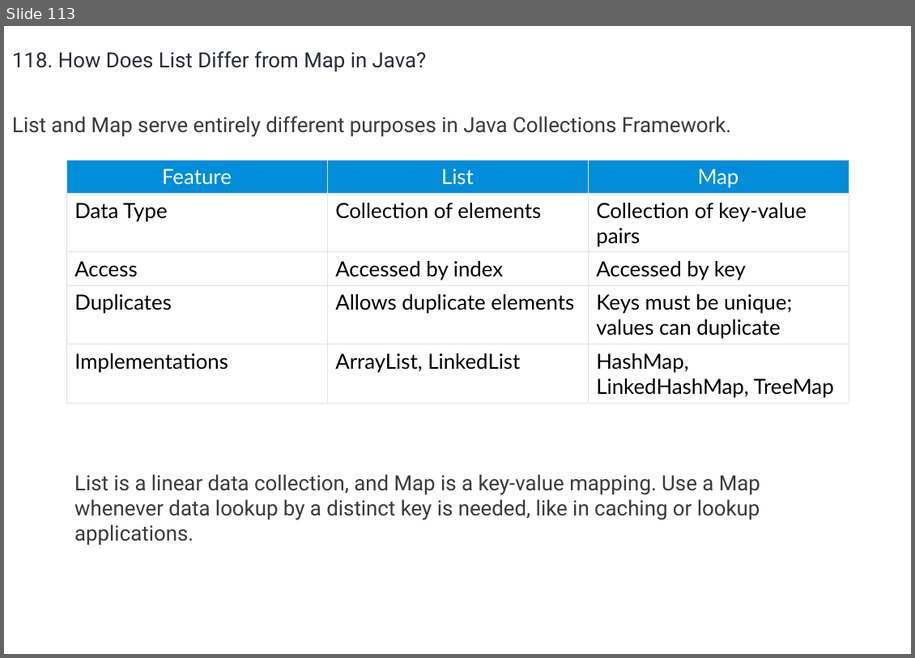
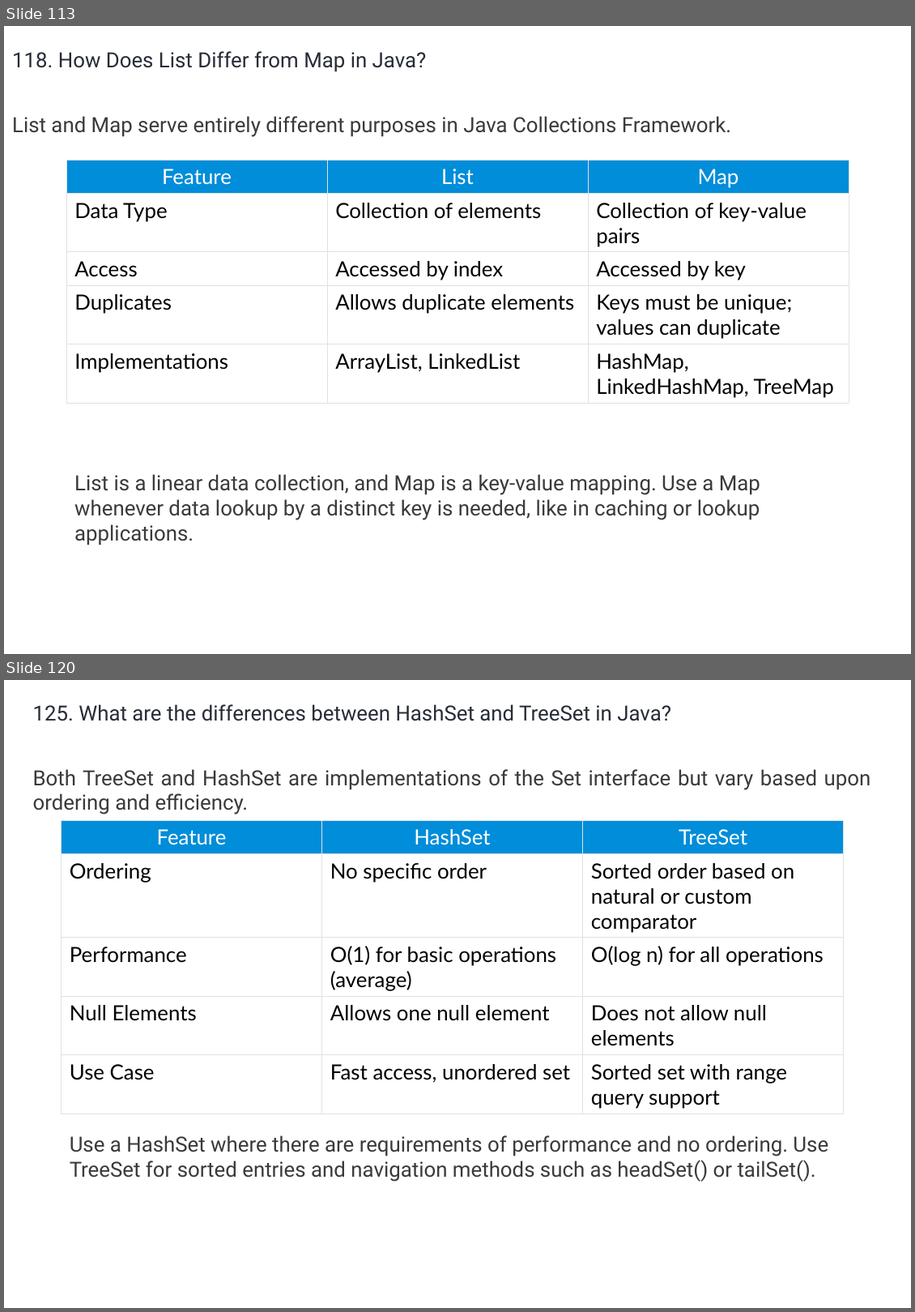
Before and after one commit to umalavanya/FullStackDevelopement_JavaSpring_SQL_ReactProjects, a slide deck: UmaTeachingMaterial/Java/Java-Interview-QA-Intellipaat.pptx. Shown one above the other, each under a label of ours: slide 113 before the commit, slides 113 and 120 after it; the slides between them are not shown. The pictures are 915x658 and 915x1312 pixels, drawn with LibreOffice and Linux fonts; fonts in the diff are those of the drawing. Boxes give left, top, right and bottom in pixels: in the first picture for what was removed or moved away, otherwise in the second. Text is boxed around its words. In the diff, an @@ line names an element or a change of style, - is before the commit and + after.

Commit message:
Java Interview QA

```diff
--- a/UmaTeachingMaterial/Java/Java-Interview-QA-Intellipaat.pptx
+++ b/UmaTeachingMaterial/Java/Java-Interview-QA-Intellipaat.pptx
@@ slide 120 added at (4, 680, 911, 1308), background #FFFFFF @@
@@ text added at (33, 704, 872, 814), 18 pt, text #3A3A3A @@
+125. What are the differences between HashSet and TreeSet in Java?
+Both TreeSet and HashSet are implementations of the Set interface but vary based upon ordering and efficiency.
@@ table added at (61, 820, 842, 1113), 5 rows, 3 columns @@
+Feature | HashSet | TreeSet
+Ordering | No specific order | Sorted order based on natural or custom comparator
+Performance | O(1) for basic operations (average) | O(log n) for all operations
+Null Elements | Allows one null element | Does not allow null elements
+Use Case | Fast access, unordered set | Sorted set with range query support
@@ text added at (70, 1135, 829, 1181), 18 pt, text #3A3A3A @@
+Use a HashSet where there are requirements of performance and no ordering. Use TreeSet for sorted entries and navigation methods such as headSet() or tailSet().
```
Also in this commit, not shown: 81 other slides added, 82 slides removed.
